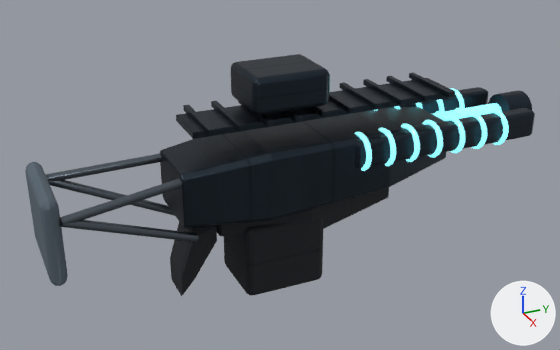
Two versions of the glTF model public/assets/original/models/weapons/pass65-firearms/railgun/railgun-world-lod0.glb, one commit apart.
Both versions are drawn from a 50 mm lens placed at (2.489, -1.35, 1.026), pointed at (-0.037, -0.214, -0.236). Every picture has the same lights, and +X, +Y and +Z are marked at lower right. The older version comes first. Where no turn or scale is listed for an object, it has been applied to the vertices. Vertices at exactly the same position are counted once.

Names of what the first picture shows: 'railgun_WORLD_LOD0_Runtime_action_MAT_Pass65_railgun_Emissive', 'railgun_WORLD_LOD0_Runtime_magazine_MAT_Pass65_railgun_Polymer_PBR', 'railgun_WORLD_LOD0_Runtime_static_MAT_Pass65_railgun_Gunmetal', 'railgun_WORLD_LOD0_Runtime_static_MAT_Pass65_railgun_Polymer_PBR', 'railgun_WORLD_LOD0_Runtime_static_MAT_Pass65_railgun_Primary_PBR', 'railgun_WORLD_LOD0_Runtime_static_MAT_Pass65_railgun_Rubber'.
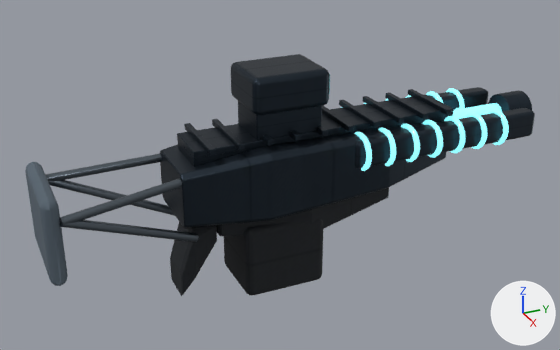
Where the change shows, as pixel boxes [x1, y1, x2, y2] in the pictures (560 x 350 px; the box of a moved part takes in the faces that stretch with it):
part 1 of me_cube_395, added
    after: [408, 89, 451, 115]
part 2 of me_cube_395, added
    after: [238, 101, 322, 141]
part 3 of me_cube_395, moved or reshaped
    before: [176, 73, 455, 139]
    after: [177, 93, 454, 167]

What the commit changed:
me_cube_395 is used by ob_railgun_world_lod0_runtime_static_mat_pass65_railgun_primary_pbr; location (0.0, 0.127, -0.095).
me_cube_395 had 2392 vertices, 4708 faces and spanned x -0.19..0.19, y -0.79..0.79, z -0.32..0.32.
me_cube_395 now has 2580 vertices, 5084 faces and spans x -0.19..0.19, y -0.79..0.79, z -0.32..0.32.
me_cube_395 part 1: the loose piece of 96 vertices spanning x -0.14..0.14, y 0.29..0.32, z 0.14..0.16 is copied, and the copy is moved by (0.0, 0.0, -0.07); it spans x -0.14..0.14, y 0.29..0.32, z 0.07..0.09.
me_cube_395 part 2: a new loose piece of 96 vertices spanning x -0.09..0.09, y -0.49..-0.23, z 0.07..0.18, in mat_mat_pass65_railgun_primary_pbr.
me_cube_395 part 3: 391 vertices moved from x -0.14..0.14, y -0.73..0.36, z 0.12..0.16 to x -0.14..0.14, y -0.73..0.36, z 0.01..0.09; 665 vertices removed from x -0.14..0.14, y -0.73..0.36, z 0.12..0.16; 661 vertices added at x -0.14..0.14, y -0.73..0.36, z 0.01..0.09.
